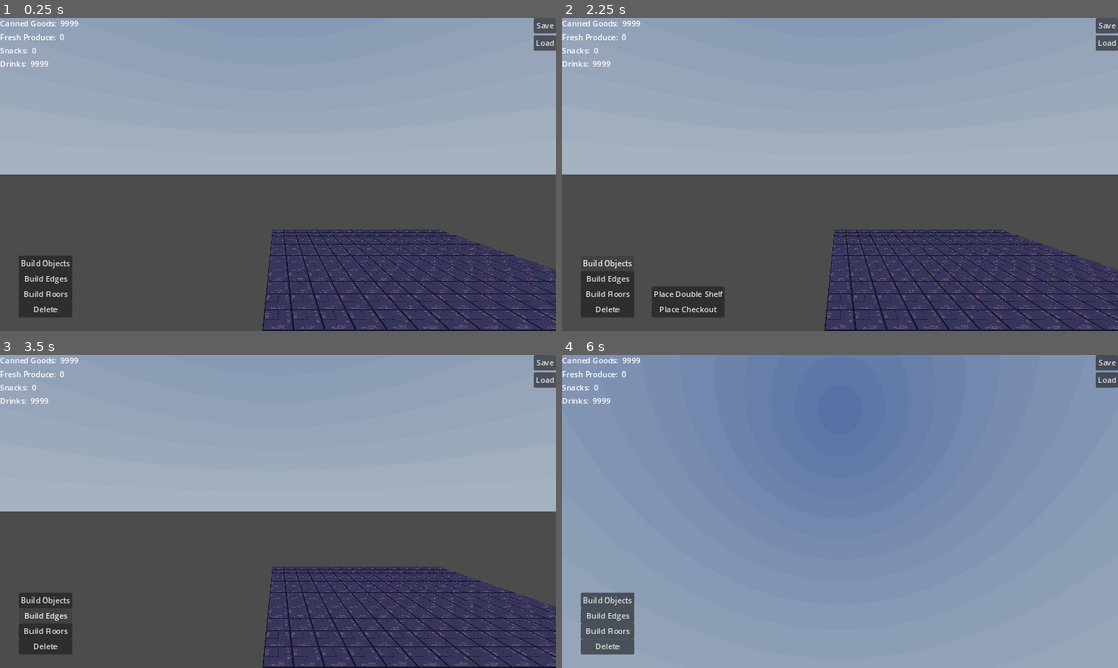
Above: before the commit, frames 1-4 (two rows, left to right).
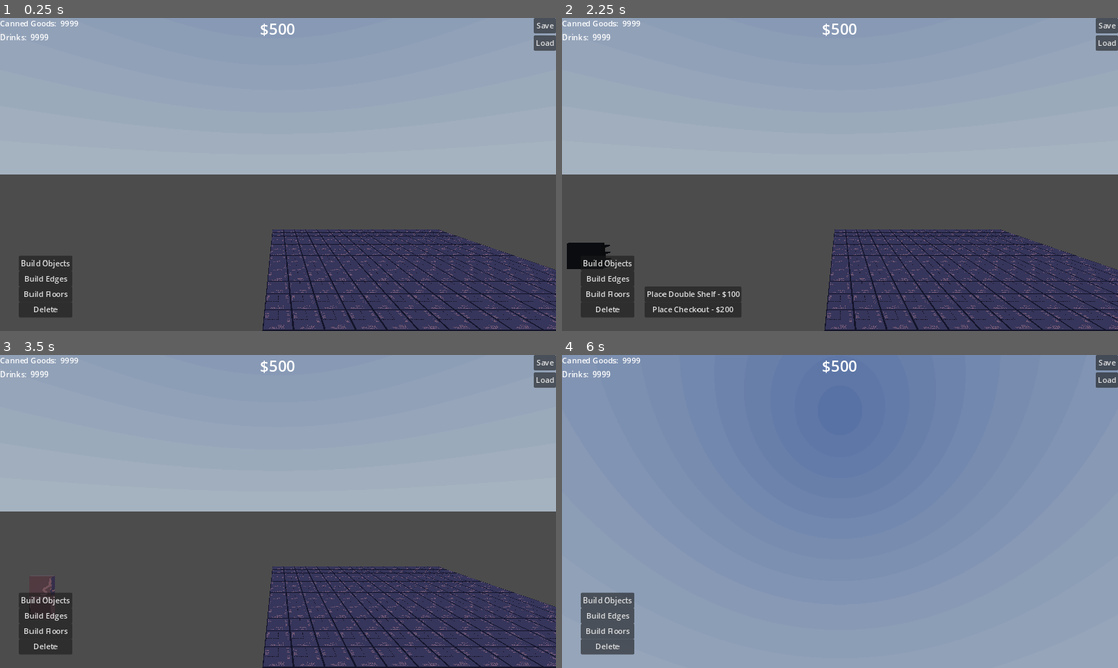
Above: after the commit, the same moments.

Repository: StixxyTape/TycoonRepo
Game: Godot game, scene res://Main/Scenes/World.tscn
Same seed, same stepped clock (60 frames per second), same inputs: the game is played once before the commit and once after it. A sky picture missing from this copy of the repository is replaced by a grey-blue gradient.
Inputs (mouse positions are in pixels of both pictures, inside the frame that each line leads up to):
- Up to frame 1 (0.25 s): no input
- Up to frame 2 (2.25 s): click "Save" at 0.5 s; click "Load" at 1.25 s; click "Build Objects" at 2 s
- Up to frame 3 (3.5 s): click "Build Edges" at 2.75 s
- Up to frame 4 (6 s): click "Build Floors" at 3.5 s; tap Enter (ui_accept) at 4.25, 4.52, 5.27 s; move the mouse to (962, 495) at 4.27 s; press the mouse at (962, 495) at 4.28 s; hold D (Right) 4.28-5.03 s; tap X (DeleteMode) at 4.35, 5.3 s; move the mouse to (728, 527) at 5.02 s; release the mouse at (728, 527) at 5.03 s; hold S (Backward) 5.03-5.78 s; click (728, 527) at 5.1 s; move the mouse to (895, 442) at 5.77 s; hold D (Right) from 5.78 s (still down); hold Right mouse button (CameraRotate) from 5.78 s (still down)

The runs differ from the first frame. In frame 1, 0.3% of the frame differs, in the area x 0-53%, y 1-16%; in frame 2, 1.6%, in the area x 0-53%, y 1-96%; in frame 3, 0.5%; in frame 4, 0.4%.

Commit message:
Small tweaks
UI in progress, small tweaks here and there

Diff:
--- a/Tycoon/Facilities/Checkouts/Checkout.gd
+++ b/Tycoon/Facilities/Checkouts/Checkout.gd
@@ -33,11 +33,14 @@
 	itemTween.set_trans(Tween.TRANS_QUAD)
 
 	itemTween.tween_property(newItem, "position", endPoint, scanTime)
+
 	await itemTween.finished
 
 	newItem.queue_free()
-
 	scanned.emit()
+
+	Global.playerMoney += Global.stockSys.stockInventory[stockType]["sellPrice"]
+	Global.UpdateUI()
 
 func UpdateQueue():
 	queueSpotList.clear()
--- a/Tycoon/Main/Scenes/UISystem.tscn
+++ b/Tycoon/Main/Scenes/UISystem.tscn
@@ -1,6 +1,7 @@
-[gd_scene load_steps=2 format=3 uid="uid://dvelhq2xyisy3"]
+[gd_scene load_steps=3 format=3 uid="uid://dvelhq2xyisy3"]
 
 [ext_resource type="Script" path="res://Main/Systems/SystemUI.gd" id="1_auu13"]
+[ext_resource type="PackedScene" uid="uid://wwf0qwwy02b2" path="res://UI/Scenes/StockShop.tscn" id="2_csm31"]
 
 [node name="UISystem" type="Control"]
 layout_mode = 3
@@ -97,15 +98,26 @@
 
 [node name="BuildObjectsMenu" type="VBoxContainer" parent="BuildMenus"]
 layout_mode = 1
-anchors_preset = 7
-anchor_left = 0.5
+anchors_preset = 2
 anchor_top = 1.0
-anchor_right = 0.5
 anchor_bottom = 1.0
-offset_left = -335.0
+offset_left = 171.0
 offset_top = -68.0
-offset_right = -295.0
+offset_right = 211.0
 offset_bottom = -28.0
-grow_horizontal = 2
 grow_vertical = 0
 theme_override_constants/separation = 0
+
+[node name="MoneyLabel" type="Label" parent="."]
+layout_mode = 1
+anchors_preset = 5
+anchor_left = 0.5
+anchor_right = 0.5
+offset_left = -20.0
+offset_right = 20.0
+offset_bottom = 23.0
+grow_horizontal = 2
+theme_override_font_sizes/font_size = 32
+
+[node name="StockShop" parent="." instance=ExtResource("2_csm31")]
+layout_mode = 1
--- a/Tycoon/Main/Scripts/Global.gd
+++ b/Tycoon/Main/Scripts/Global.gd
@@ -37,6 +37,8 @@
 
 #endregion
 
+var playerMoney : int = 500
+
 func _process(delta: float) -> void:
 	GlobalInputManager()
 
@@ -53,3 +55,4 @@
 
 func UpdateUI():
 	uiSys.StockUpdate()
+	uiSys.MoneyUpdate()
--- a/Tycoon/Main/Systems/SystemBuild.gd
+++ b/Tycoon/Main/Systems/SystemBuild.gd
@@ -169,7 +169,7 @@
 		ResetDeletionCells()
 		ResetPreview()
 		buildMode = 0
-		Global.uiSys.HideBuildShopMenus()
+		SwapBuildMode(0)
 	if buildMode == 0 and Input.is_action_just_released("Place"):
 		ResetDeletionCells()
 		ResetDeletionObj()
@@ -628,6 +628,13 @@
 					if blockingInteractionSpot:
 						continue
 
+					var price : int = structureDic[currentCellPref]["cost"]
+					if Global.playerMoney < price:
+						continue
+					else:
+						Global.playerMoney -= price
+					Global.UpdateUI()
+
 					var gridPos : Vector2 = Vector2(struct.x, struct.z)
 					var newStruct = currentCellPref.instantiate()
 
@@ -636,6 +643,7 @@
 					newStruct.set_meta("cells", previewStructures[struct]["cells"])
 					newStruct.set_meta("edges", previewStructures[struct]["edges"])
 					newStruct.set_meta("currentFloor", currentFloor)
+					newStruct.set_meta("dicKey", currentCellPref)
 
 					# To group certain structures
 					if newStruct.is_in_group("Shelf"):
@@ -1380,6 +1388,9 @@
 			floorEdges[currentFloor].erase(objMesh.get_parent())
 
 		else:
+			var priceRefund : int = structureDic[objMesh.get_parent().get_meta("dicKey")]["cost"] * .8
+			Global.playerMoney += priceRefund
+			Global.UpdateUI()
 			if objMesh.get_parent().is_in_group("HasInteractionSpots"):
 				if objMesh.get_parent().is_in_group("Shelf"):
 					for spot in objMesh.get_parent().get_node("InteractionSpots").get_children():
@@ -1438,7 +1449,7 @@
 	var newScale : Vector3 = Vector3(1, 1, 1)
 
 	# Reduce the z scale for to prevent edge fighting on corners
-	newScale.z = .999
+	newScale.z = .998
 
 	var neighbourNeg : Vector2
 	var neighbourPos : Vector2
@@ -1465,7 +1476,7 @@
 		neighbourPosXScale = round(neighbourPosXScale)
 		neighbourPosXScale /= 1000
 
-	var scales : Array = [1.001, 1, 0.999]
+	var scales : Array = [1.002, 1, 0.998]
 
 	for scale in scales:
 		if neighbourNegXScale == scale or neighbourPosXScale == scale:
--- a/Tycoon/Main/Systems/SystemStock.gd
+++ b/Tycoon/Main/Systems/SystemStock.gd
@@ -42,24 +42,28 @@
 		"name" : "Canned Goods",
 		"amount" : 9999,
 		"category" : "Food",
-		"prefab" : preload("res://Models/Stock/CannedGood.gltf")
+		"prefab" : preload("res://Models/Stock/CannedGood.gltf"),
+		"purchasePrice" : 2,
+		"sellPrice" : 5
 	}
 	stockInventory[002] = {
-		"name" : "Fresh Produce",
-		"amount" : 0,
-		"category" : "Drink"
-	}
-	stockInventory[003] = {
-		"name" : "Snacks",
-		"amount" : 0,
-		"category" : "Food"
-	}
-	stockInventory[004] = {
 		"name" : "Drinks",
 		"amount" : 9999,
 		"category" : "Drink",
-		"prefab" : preload("res://Models/Stock/Drink.gltf")
+		"prefab" : preload("res://Models/Stock/Drink.gltf"),
+		"purchasePrice" : 3,
+		"sellPrice" : 7
 	}
+	#stockInventory[003] = {
+		#"name" : "Fresh Produce",
+		#"amount" : 0,
+		#"category" : "Drink"
+	#}
+	#stockInventory[004] = {
+		#"name" : "Snacks",
+		#"amount" : 0,
+		#"category" : "Food"
+	#}
 
 # A function that handles raycasting to the 3D grid and logic for deleting/building
 func MouseRaycast():
@@ -93,14 +97,16 @@
 				Global.stocking = true
 				currentShelf = colliderObj.get_parent().get_parent()
 				cam.TweenCamera(currentShelf, 1.5, .8)
-				Global.uiSys.CreateReturnButton()
+				Global.uiSys.ResetUI()
+				Global.uiSys.CreateReturnButton(Global.stockSys.ExitStock)
 			elif Global.stocking:
 				if colliderObj.get_parent().is_in_group("ShelfLevel"):
 					if colliderObj.get_parent().get_parent().get_parent() == currentShelf:
 						currentShelfLevel = colliderObj.get_parent()
 						Global.uiSys.ShelfUpdate(currentShelfLevel)
-						Global.uiSys.CloseStockMenu()
+						Global.uiSys.ResetUI()
 						Global.uiSys.OpenStockMenu(currentShelfLevel)
+						Global.uiSys.CreateReturnButton(Global.stockSys.ExitStock)
 					#else:
 						#currentShelf = colliderObj.get_parent().get_parent().get_parent()
 						#cam.TweenCamera(currentShelf, 1.5, .8)
@@ -113,8 +119,8 @@
 						colliderObj.get_parent().get_parent().get_node("ShelfLevels").ActivateShelfLevels()
 						currentShelf = colliderObj.get_parent().get_parent()
 						cam.TweenCamera(currentShelf, 1.5, .8)
-						Global.uiSys.CloseStockMenu()
-						Global.uiSys.CreateReturnButton()
+						Global.uiSys.ResetUI()
+						Global.uiSys.CreateReturnButton(Global.stockSys.ExitStock)
 	else:
 		ResetRayCol()
 
@@ -165,7 +171,7 @@
 		stockInventory[item]["amount"] -= itemsAvailableToStock
 
 func ExitStock():
-	Global.uiSys.CloseStockMenu()
+	Global.uiSys.MenuUpdate()
 	currentShelf.get_node("ShelfLevels").DeactivateShelfLevels()
 	currentShelf = null
 	currentShelfLevel = null
@@ -178,6 +184,6 @@
 	for child in shelf.get_parent().get_children():
 		StockShelf(itemToStock, child)
 		if itemToStock == 001:
-			itemToStock = 004
+			itemToStock = 002
 		else:
 			itemToStock = 001
--- a/Tycoon/Main/Systems/SystemUI.gd
+++ b/Tycoon/Main/Systems/SystemUI.gd
@@ -1,123 +1,26 @@
 extends Control
 
-var stockMenuOpen : bool = false
+var resetGroup : String = "UIReset"
 
 func _ready() -> void:
 	Global.switchSignal.connect(MenuUpdate)
+	ResetUI()
+	MenuUpdate()
 	EstablishUI()
 
+func ResetUI():
+	for child in get_tree().get_nodes_in_group("UIReset"):
+		child.queue_free()
+
 func MenuUpdate():
-	HideBuildShopMenus()
+	ResetUI()
 	if !Global.buildMode:
-		$BuildMenus/BuildMenu.visible = false
+		$StockShop.CreateStockShopButton()
 	else:
-		$BuildMenus/BuildMenu.visible = true
-
-func EstablishUI():
-	EstablishStock()
-	EstablishSaveLoad()
-	EstablishBuild()
-	EstablishBuildObjects()
-	HideBuildShopMenus()
-
-func EstablishStock():
-	for stockType in Global.stockSys.stockInventory:
-		if stockType == 000:
-			continue
-		var newHBox = HBoxContainer.new()
-		$Stock.add_child(newHBox)
-		var nameLabel = Label.new()
-		var countLabel = Label.new()
-		nameLabel.text = Global.stockSys.stockInventory[stockType]["name"] + ": "
-		countLabel.text = str(Global.stockSys.stockInventory[stockType]["amount"])
-		newHBox.add_child(nameLabel)
-		newHBox.add_child(countLabel)
-
-		Global.stockSys.stockInventory[stockType]["countLabel"] = countLabel
-
-func EstablishSaveLoad():
-	var saveButton = Button.new()
-	saveButton.text = "Save"
-	saveButton.focus_mode = Control.FOCUS_NONE
-	$SaveMenu.add_child(saveButton)
-
-	saveButton.pressed.connect(SaveLoad.SaveGame)
-	ConnectMouseHover(saveButton)
-
-	var loadButton = Button.new()
-	loadButton.text = "Load"
-	loadButton.focus_mode = Control.FOCUS_NONE
-	$SaveMenu.add_child(loadButton)
-
-	loadButton.pressed.connect(SaveLoad.LoadGame)
-	ConnectMouseHover(loadButton)
-
-func EstablishBuild():
-	var objButton = Button.new()
-	objButton.text = "Build Objects"
-	objButton.focus_mode = Control.FOCUS_NONE
-	$BuildMenus/BuildMenu.add_child(objButton)
-
-	objButton.pressed.connect(Global.buildSys.SwapBuildMode.bind(
-		1
-	))
-	objButton.pressed.connect(HideBuildShopMenus)
-	objButton.pressed.connect(OpenBuildShopMenu.bind("BuildObjectsMenu"))
-	ConnectMouseHover(objButton)
-
-	var edgeButton = Button.new()
-	edgeButton.text = "Build Edges"
-	edgeButton.focus_mode = Control.FOCUS_NONE
-	$BuildMenus/BuildMenu.add_child(edgeButton)
-
-	edgeButton.pressed.connect(Global.buildSys.SwapBuildMode.bind(
-		2
-	))
-	edgeButton.pressed.connect(HideBuildShopMenus)
-	ConnectMouseHover(edgeButton)
-
-	var floorButton = Button.new()
-	floorButton.text = "Build Floors"
-	floorButton.focus_mode = Control.FOCUS_NONE
-	$BuildMenus/BuildMenu.add_child(floorButton)
-
-	floorButton.pressed.connect(Global.buildSys.SwapBuildMode.bind(
-		3
-	))
-	floorButton.pressed.connect(HideBuildShopMenus)
-	ConnectMouseHover(floorButton)
-
-	var deleteButton = Button.new()
-	deleteButton.text = "Delete"
-	deleteButton.focus_mode = Control.FOCUS_NONE
-	$BuildMenus/BuildMenu.add_child(deleteButton)
-
-	deleteButton.pressed.connect(Global.buildSys.SwapBuildMode.bind(
-		0
-	))
-	deleteButton.pressed.connect(HideBuildShopMenus)
-	ConnectMouseHover(deleteButton)
-
-func EstablishBuildObjects():
-	var structureDic = Global.buildSys.structureDic
-	for obj in structureDic:
-		var objButton = Button.new()
-		objButton.text = str("Place ", structureDic[obj]["name"])
-		objButton.focus_mode = Control.FOCUS_NONE
-		$BuildMenus/BuildObjectsMenu.add_child(objButton)
-
-		objButton.pressed.connect(Global.buildSys.SwapBuildPref.bind(
-			obj, 1
-		))
-		ConnectMouseHover(objButton)
-
-func HideBuildShopMenus():
-	for child in $BuildMenus.get_children():
-		if child.name != "BuildMenu":
-			child.visible = false
-
-func OpenBuildShopMenu(menu : String):
-	get_node("BuildMenus/" + menu).visible = true
+		OpenBuildMenu()
+
+func MoneyUpdate():
+	$MoneyLabel.text = str("$", Global.playerMoney)
 
 func StockUpdate():
 	for stockType in Global.stockSys.stockInventory:
@@ -136,26 +39,137 @@
 	$Shelf/HBoxContainer3/Label.text = "Stock Amount: " + str(
 		shelf.GetShelfState().currentStock)
 
+
+func EstablishUI():
+	EstablishStock()
+	EstablishSaveLoad()
+	#HideBuildShopMenus()
+	#
+	MoneyUpdate()
+
+func EstablishStock():
+	for stockType in Global.stockSys.stockInventory:
+		if stockType == 000:
+			continue
+		var newHBox = HBoxContainer.new()
+		#newHBox.add_to_group(resetGroup)
+		$Stock.add_child(newHBox)
+		var nameLabel = Label.new()
+		var countLabel = Label.new()
+		nameLabel.text = Global.stockSys.stockInventory[stockType]["name"] + ": "
+		countLabel.text = str(Global.stockSys.stockInventory[stockType]["amount"])
+		newHBox.add_child(nameLabel)
+		newHBox.add_child(countLabel)
+
+		Global.stockSys.stockInventory[stockType]["countLabel"] = countLabel
+
+func EstablishSaveLoad():
+	var saveButton = Button.new()
+	saveButton.text = "Save"
+	saveButton.focus_mode = Control.FOCUS_NONE
+	$SaveMenu.add_child(saveButton)
+
+	saveButton.pressed.connect(SaveLoad.SaveGame)
+	ConnectMouseHover(saveButton)
+
+	var loadButton = Button.new()
+	loadButton.text = "Load"
+	loadButton.focus_mode = Control.FOCUS_NONE
+	$SaveMenu.add_child(loadButton)
+
+	loadButton.pressed.connect(SaveLoad.LoadGame)
+	ConnectMouseHover(loadButton)
+
+func OpenBuildMenu():
+	ResetUI()
+
+	var objButton = Button.new()
+	objButton.add_to_group(resetGroup)
+	objButton.text = "Build Objects"
+	objButton.focus_mode = Control.FOCUS_NONE
+	$BuildMenus/BuildMenu.add_child(objButton)
+
+	objButton.pressed.connect(Global.buildSys.SwapBuildMode.bind(
+		1
+	))
+	objButton.pressed.connect(OpenBuildMenu)
+	objButton.pressed.connect(OpenBuildShopMenu.bind(1))
+	ConnectMouseHover(objButton)
+
+	var edgeButton = Button.new()
+	edgeButton.add_to_group(resetGroup)
+	edgeButton.text = "Build Edges"
+	edgeButton.focus_mode = Control.FOCUS_NONE
+	$BuildMenus/BuildMenu.add_child(edgeButton)
+
+	edgeButton.pressed.connect(Global.buildSys.SwapBuildMode.bind(
+		2
+	))
+	edgeButton.pressed.connect(OpenBuildMenu)
+	ConnectMouseHover(edgeButton)
+
+	var floorButton = Button.new()
+	floorButton.add_to_group(resetGroup)
+	floorButton.text = "Build Floors"
+	floorButton.focus_mode = Control.FOCUS_NONE
+	$BuildMenus/BuildMenu.add_child(floorButton)
+
+	floorButton.pressed.connect(Global.buildSys.SwapBuildMode.bind(
+		3
+	))
+	floorButton.pressed.connect(OpenBuildMenu)
+	ConnectMouseHover(floorButton)
+
+	var deleteButton = Button.new()
+	deleteButton.add_to_group(resetGroup)
+	deleteButton.text = "Delete"
+	deleteButton.focus_mode = Control.FOCUS_NONE
+	$BuildMenus/BuildMenu.add_child(deleteButton)
+
+	deleteButton.pressed.connect(Global.buildSys.SwapBuildMode.bind(
+		0
+	))
+	deleteButton.pressed.connect(OpenBuildMenu)
+	ConnectMouseHover(deleteButton)
+
+func OpenBuildShopMenu(menuMode : int):
+	match menuMode:
+		1:
+			OpenBuildObjects()
+
+func OpenBuildObjects():
+	var structureDic = Global.buildSys.structureDic
+	for obj in structureDic:
+		var objButton = Button.new()
+		objButton.add_to_group(resetGroup)
+		objButton.text = str("Place ", structureDic[obj]["name"], " - $", structureDic[obj]["cost"])
+		objButton.focus_mode = Control.FOCUS_NONE
+		$BuildMenus/BuildObjectsMenu.add_child(objButton)
+
+		objButton.pressed.connect(Global.buildSys.SwapBuildPref.bind(
+			obj, 1
+		))
+		ConnectMouseHover(objButton)
+
 func OpenStockMenu(shelf : Node3D):
-	stockMenuOpen = true
-
-	for child in $StockMenu.get_children():
-		child.queue_free()
-	if get_tree().get_nodes_in_group("ReturnButton"):
-		get_tree().get_nodes_in_group("ReturnButton")[0].queue_free()
+	ResetUI()
 
 	var fullStockButton = Button.new()
+	fullStockButton.add_to_group(resetGroup)
 	fullStockButton.text = "Fully stock"
 	$StockMenu.add_child(fullStockButton)
 
 	fullStockButton.pressed.connect(Global.stockSys.FullyStockShelf.bind(
 		shelf
 	))
+	ConnectMouseHover(fullStockButton)
+
 	#$StockMenu.position = get_viewport().get_mouse_position()
 	for stockType in Global.stockSys.stockInventory:
 		if stockType == 000:
 			continue
 		var stockButton = Button.new()
+		stockButton.add_to_group(resetGroup)
 		stockButton.text = "Stock with " + Global.stockSys.stockInventory[stockType]["name"]
 		$StockMenu.add_child(stockButton)
 
@@ -164,15 +178,10 @@
 			shelf
 		))
 		ConnectMouseHover(stockButton)
-	ConnectMouseHover(fullStockButton)
-	CreateReturnButton()
-
-func CloseStockMenu():
-	stockMenuOpen = false
-	for child in $StockMenu.get_children():
-		child.queue_free()
-	if get_tree().get_nodes_in_group("ReturnButton"):
-		get_tree().get_nodes_in_group("ReturnButton")[0].queue_free()
+	#CreateReturnButton(Global.stockSys.ExitStock)
+
+func EnableStockShop():
+	$StockShop.visible = true
 
 func ConnectMouseHover(element):
 	element.mouse_entered.connect(Global.SetHoverMode.bind(
@@ -182,11 +191,15 @@
 		false
 	))
 
-func CreateReturnButton():
+func CreateReturnButton(ButtonConnection):
+	if get_tree().get_nodes_in_group("ReturnButton"):
+		get_tree().get_nodes_in_group("ReturnButton")[0].queue_free()
 	var returnButton : Button = Button.new()
 	returnButton.text = "Return"
 	add_child(returnButton)
 	returnButton.add_to_group("ReturnButton")
+	returnButton.add_to_group(resetGroup)
 	returnButton.set_anchors_and_offsets_preset(PRESET_CENTER_TOP)
-	returnButton.pressed.connect(Global.stockSys.ExitStock)
+	returnButton.position.y = 50
+	returnButton.pressed.connect(ButtonConnection)
 	ConnectMouseHover(returnButton)
--- /dev/null
+++ b/Tycoon/UI/Scenes/StockShop.tscn
@@ -0,0 +1,27 @@
+[gd_scene load_steps=2 format=3 uid="uid://wwf0qwwy02b2"]
+
+[ext_resource type="Script" path="res://UI/Scripts/UIStockShop.gd" id="1_1n6h8"]
+
+[node name="StockShop" type="Control"]
+layout_mode = 3
+anchors_preset = 15
+anchor_right = 1.0
+anchor_bottom = 1.0
+grow_horizontal = 2
+grow_vertical = 2
+mouse_filter = 2
+script = ExtResource("1_1n6h8")
+
+[node name="StockShopMenu" type="VBoxContainer" parent="."]
+layout_mode = 1
+anchors_preset = 8
+anchor_left = 0.5
+anchor_top = 0.5
+anchor_right = 0.5
+anchor_bottom = 0.5
+offset_left = -20.0
+offset_top = -20.0
+offset_right = 20.0
+offset_bottom = 20.0
+grow_horizontal = 2
+grow_vertical = 2
--- /dev/null
+++ b/Tycoon/UI/Scripts/UIStockShop.gd
@@ -0,0 +1,44 @@
+extends Control
+
+var basket : Array
+
+func _ready() -> void:
+	CreateStockShopButton()
+
+func CreateStockShopButton():
+	var stockShopButton = Button.new()
+	stockShopButton.text = "Open Stock Shop"
+	stockShopButton.add_to_group(get_parent().resetGroup)
+	stockShopButton.set_anchors_and_offsets_preset(PRESET_CENTER_TOP)
+	stockShopButton.position.y = 50
+	stockShopButton.pressed.connect(OpenStockShop)
+	add_child(stockShopButton)
+
+func OpenStockShop():
+	get_parent().ResetUI()
+
+	for stockType in Global.stockSys.stockInventory:
+		if stockType == 000:
+			continue
+		var stockHBox = HBoxContainer.new()
+		stockHBox.add_to_group(get_parent().resetGroup)
+		$StockShopMenu.add_child(stockHBox)
+
+		var stockLabel = Label.new()
+		stockLabel.text = "Purchase " + Global.stockSys.stockInventory[stockType]["name"]
+		stockHBox.add_child(stockLabel)
+
+		#var stockPurchaseButton = Button.new()
+		#stockPurchaseButton
+		#$StockShopMenu.add_child(stockButton)
+
+		#stockButton.pressed.connect(Global.stockSys.StockShelf.bind(
+			#stockType,
+			#shelf
+		#))
+		#ConnectMouseHover(stockButton)
+
+	get_parent().CreateReturnButton(CloseStockShop)
+
+func CloseStockShop():
+	get_parent().MenuUpdate()
